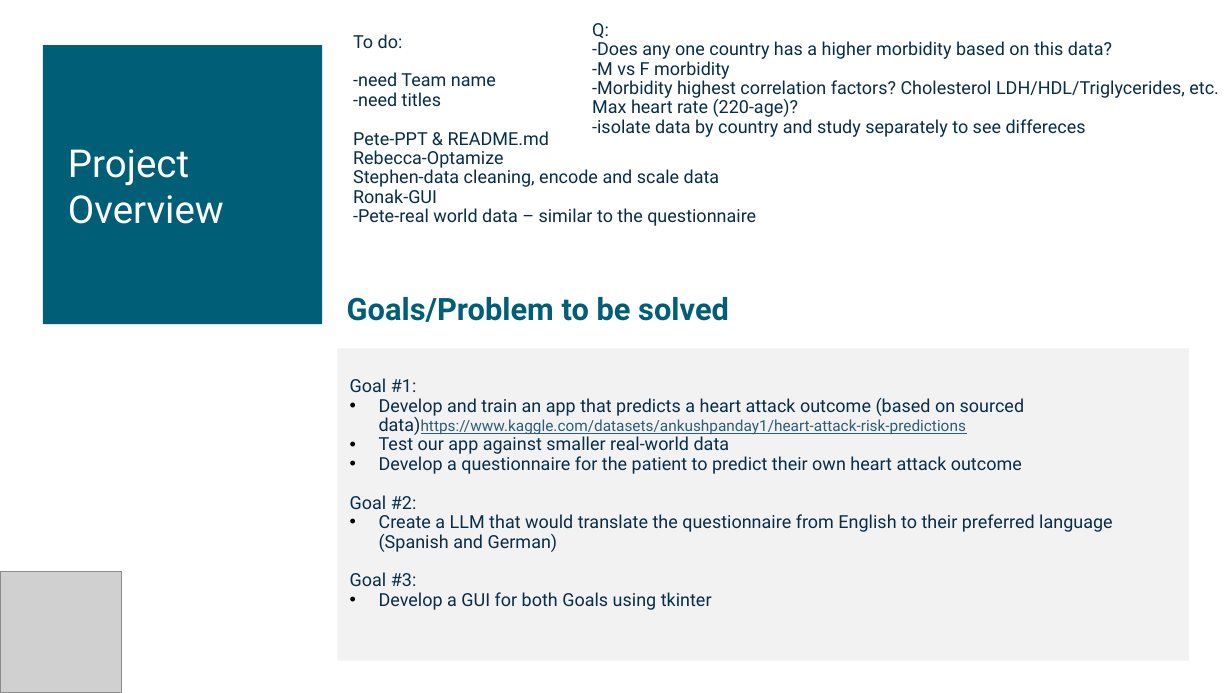
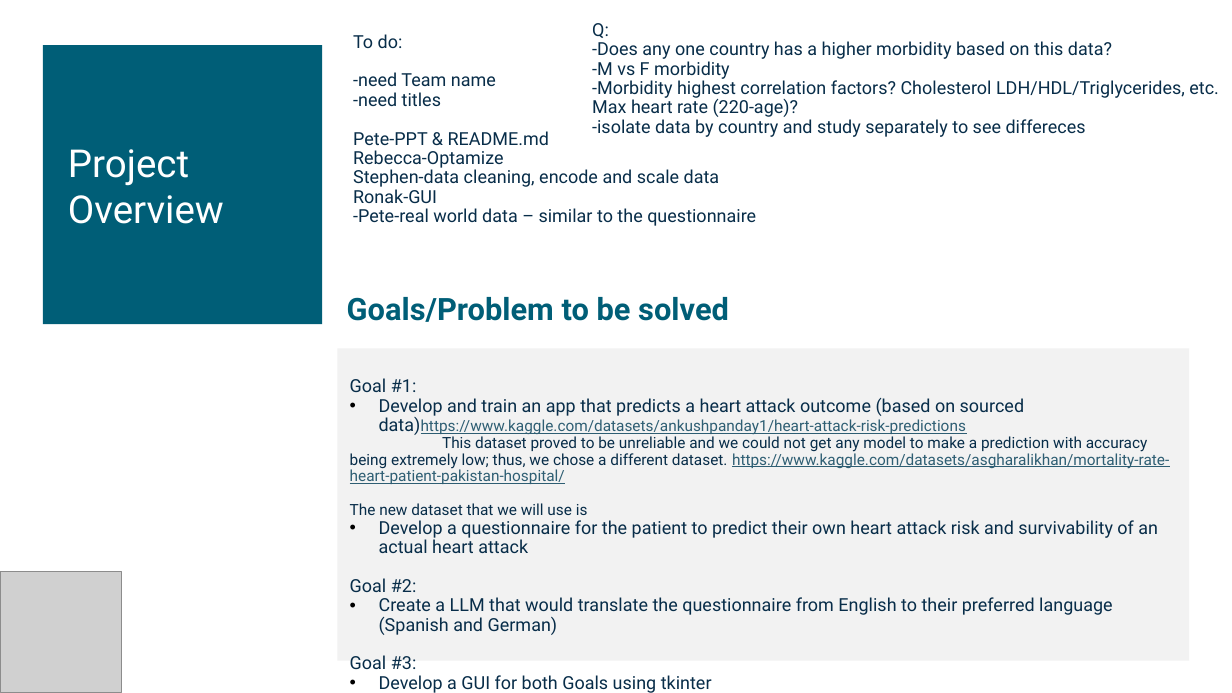
Before and after one commit to Pete1001/heart_attack_outcome, a slide deck: slide 2 of heart_attack_outcome.pptx. Drawn at 1232x693 pixels with LibreOffice and Linux fonts; fonts in the diff are those of the drawing; grey boxes stand for pictures. Boxes give left, top, right and bottom in pixels: in the first picture for what was removed or moved away, otherwise in the second. Text is boxed around its words. In the diff, an @@ line names an element or a change of style, - is before the commit and + after.

```diff
--- a/heart_attack_outcome.pptx
+++ b/heart_attack_outcome.pptx
@@ text at [350, 436, 1169, 553]: text changed; size 14 to 12 pt @@
-              • Test our app against smaller real-world data
-              • Develop a questionnaire for the patient to predict their own heart attack outcome
+This dataset proved to be unreliable and we could not get any model to make a prediction with accuracy being extremely low; thus, we chose a different dataset. https://www.kaggle.com/datasets/asgharalikhan/mortality-rate-heart-patient-pakistan-hospital/
+The new dataset that we will use is
+              • Develop a questionnaire for the patient to predict their own heart attack risk and survivability of an actual heart attack
```
Also in this commit, not shown: 2 other files.
